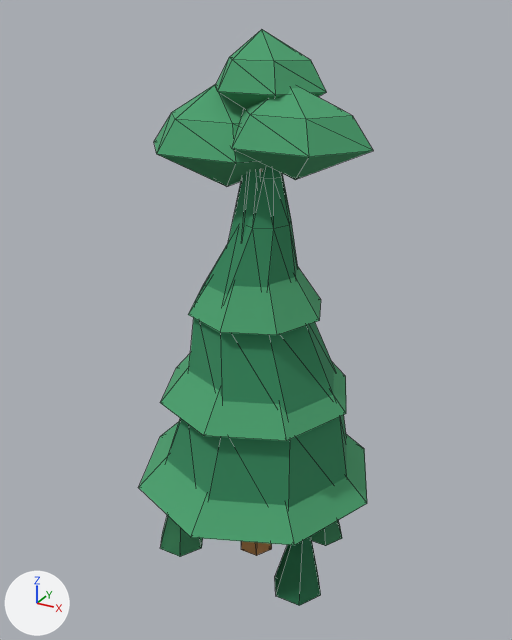
An edit to the glTF model contrib/workout-game-assets/generated/WG_ConiferSet.glb, drawn before and after from the same camera.
The view is the same before and after, from a camera (50 mm lens) standing at (3.11, -5.66, 5.63) and looking at (-0.01, 0.02, 2.79). Lighting does not change. The marker at lower left points along +X, +Y and +Z. The picture after the commit comes second. Mesh edges are drawn as thin lines. Where no turn or scale is listed for an object, it has been applied to the vertices. Vertices at exactly the same position are counted once.

The older version as bpy lines, for what is in view:
```python
me_geo_coniferbrokentop_lod0 = bpy.data.meshes.new('GEO_ConiferBrokenTop_LOD0')
me_geo_coniferbrokentop_lod0.from_pydata(...)  # 57 vertices, 96 faces; spans x -1.1..1.1, y -1.1..1.1, z 0.06..4.47
me_geo_coniferbrokentop_lod0.materials.append(mat_mat_coniferdark)  # green #35895d
me_geo_conifernarrow_lod0 = bpy.data.meshes.new('GEO_ConiferNarrow_LOD0')
me_geo_conifernarrow_lod0.from_pydata(...)  # 49 vertices, 80 faces; spans x -1.0..0.86, y -0.82..0.82, z 0.06..4.77
me_geo_conifernarrow_lod0.materials.append(mat_mat_coniferdark)  # green #35895d
me_geo_scotspinecrown_lod0 = bpy.data.meshes.new('GEO_ScotsPineCrown_LOD0')
me_geo_scotspinecrown_lod0.from_pydata(...)  # 58 vertices, 96 faces; spans x -1.16..1.13, y -0.66..0.7, z 0.06..5.47
me_geo_scotspinecrown_lod0.materials.append(mat_mat_coniferlight)  # green #4ba26f
ob_geo_coniferbrokentop_lod0 = bpy.data.objects.new('GEO_ConiferBrokenTop_LOD0', me_geo_coniferbrokentop_lod0)
ob_geo_coniferbrokentop_lod0.location = (0.0, 0.0, 0.0)
ob_geo_conifernarrow_lod0 = bpy.data.objects.new('GEO_ConiferNarrow_LOD0', me_geo_conifernarrow_lod0)
ob_geo_conifernarrow_lod0.location = (0.0, 0.0, 0.0)
ob_geo_scotspinecrown_lod0 = bpy.data.objects.new('GEO_ScotsPineCrown_LOD0', me_geo_scotspinecrown_lod0)
ob_geo_scotspinecrown_lod0.location = (0.0, 0.0, 0.0)
# also in view: 'GEO_ConiferLayered_LOD0' at (0.0, 0.0, 2.01)
```
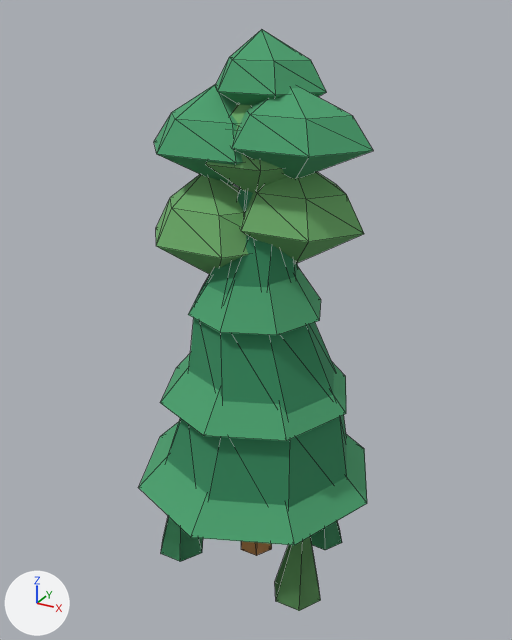
Pixel boxes [x1, y1, x2, y2] of what changed, in the pictures (512 x 640 px; the box of a moved part takes in the faces that stretch with it):
'GEO_ConiferBrokenTop_LOD0', reshaped: before [167, 167, 347, 606]; after [167, 235, 347, 508]
'GEO_ScotsPineCrown_LOD0', reshaped: before [154, 29, 373, 557]; after [154, 29, 373, 562]
'GEO_BirchCrown_LOD0', added (green): after [156, 104, 364, 611]
part 1 of me_geo_coniferbrokentop_lod0, moved or reshaped (not visible afterwards): before [275, 536, 321, 606]
part 2 of me_geo_scotspinecrown_lod0, moved or reshaped: before [160, 515, 203, 557]; after [161, 516, 203, 562]
part 3 of me_geo_scotspinecrown_lod0, moved or reshaped: before [311, 520, 342, 546]; after [310, 521, 342, 550]

Patch to the scene script:
```diff
--- a/contrib/workout-game-assets/generated/WG_ConiferSet.glb.py
+++ b/contrib/workout-game-assets/generated/WG_ConiferSet.glb.py
@@ mat_mat_birchleaf @@
+mat_mat_birchleaf = principled_material('MAT_BirchLeaf')
+mat_mat_birchleaf.base_color = (0.16, 0.43, 0.15)  # green #6faf6c
+mat_mat_birchleaf.roughness = 1.0
@@ me_geo_coniferbrokentop_lod0 @@
 # used by ob_geo_coniferbrokentop_lod0; location = (0.0, 0.0, 0.0)
-me_geo_coniferbrokentop_lod0.from_pydata(...)  # 57 vertices, 96 faces; spans x -1.1..1.1, y -1.1..1.1, z 0.06..4.47
+me_geo_coniferbrokentop_lod0.from_pydata(...)  # 57 vertices, 96 faces; spans x -1.1..1.1, y -1.1..1.1, z 0.0..4.47
+# me_geo_coniferbrokentop_lod0 part 1: the loose piece of 8 vertices spanning x 0.46..1.0, y -0.66..-0.2, z 0.07..1.18 is scaled about its middle by (1, 1, 1.06), then moved by (0.0, 0.0, -0.04)
+# other edits to the shape of me_geo_coniferbrokentop_lod0 do not show in these pictures
 me_geo_coniferbrokentop_lod0.materials.append(mat_mat_coniferdark)
@@ me_geo_scotspinecrown_lod0 @@
 # used by ob_geo_scotspinecrown_lod0; location = (0.0, 0.0, 0.0)
-me_geo_scotspinecrown_lod0.from_pydata(...)  # 58 vertices, 96 faces; spans x -1.16..1.13, y -0.66..0.7, z 0.06..5.47
+me_geo_scotspinecrown_lod0.from_pydata(...)  # 58 vertices, 96 faces; spans x -1.16..1.13, y -0.66..0.7, z 0.0..5.47
+# me_geo_scotspinecrown_lod0 part 2: the loose piece of 8 vertices spanning x -1.0..-0.46, y -0.66..-0.2, z 0.07..1.18 is scaled about its middle by (1, 1, 1.06), then moved by (0.0, 0.0, -0.04)
+# me_geo_scotspinecrown_lod0 part 3: the loose piece of 8 vertices spanning x 0.38..0.86, y 0.28..0.7, z 0.06..0.95 is scaled about its middle by (1, 1, 1.07), then moved by (0.0, 0.0, -0.03)
 me_geo_scotspinecrown_lod0.materials.append(mat_mat_coniferlight)
@@ me_geo_birchcrown_lod0 @@
+me_geo_birchcrown_lod0.from_pydata(...)  # 58 vertices, 96 faces; spans x -1.14..1.04, y -0.66..0.7, z 0.0..4.96
+me_geo_birchcrown_lod0.materials.append(mat_mat_birchleaf)  # green #6faf6c
@@ ob_geo_birchcrown_lod0 @@
+ob_geo_birchcrown_lod0 = bpy.data.objects.new('GEO_BirchCrown_LOD0', me_geo_birchcrown_lod0)
+ob_geo_birchcrown_lod0.location = (0.0, 0.0, 0.0)
```
